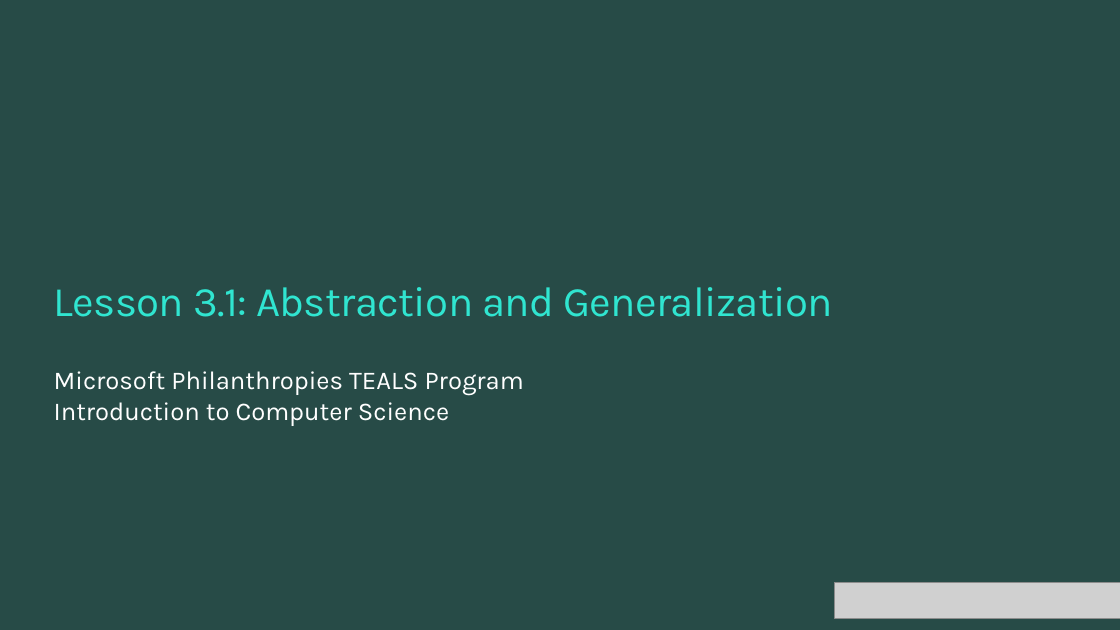
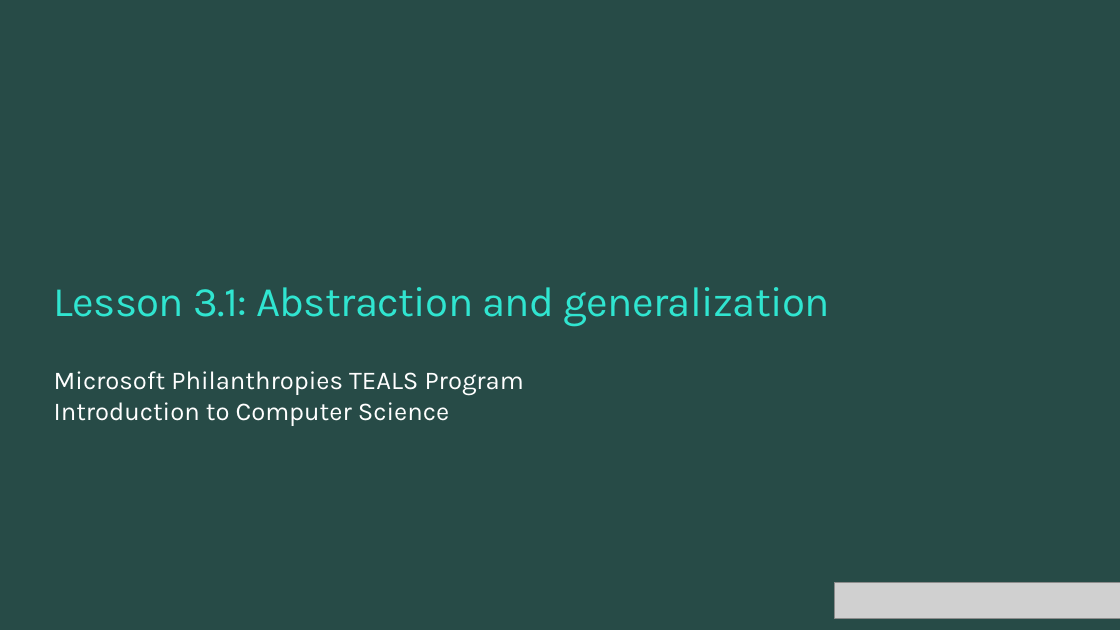
Before and after one commit to TEALSK12/introduction-to-computer-science, a slide deck: slide 1 of docs/slidedecks/TEALS SNAP 3.1.pptx. Drawn at 1120x630 pixels with LibreOffice and Linux fonts; fonts in the diff are those of the drawing; grey boxes stand for pictures; background and template pictures are left out. Boxes give left, top, right and bottom in pixels: in the first picture for what was removed or moved away, otherwise in the second. Text is boxed around its words. In the diff, an @@ line names an element or a change of style, - is before the commit and + after.

```diff
--- a/docs/slidedecks/TEALS SNAP 3.1.pptx
+++ b/docs/slidedecks/TEALS SNAP 3.1.pptx
@@ title at (x1=54, y1=287, x2=830, y2=327): text changed @@
-Lesson 3.1: Abstraction and Generalization
+Lesson 3.1: Abstraction and generalization
```
Also in this commit, not shown: 3 other slides changed, 27 other files.
